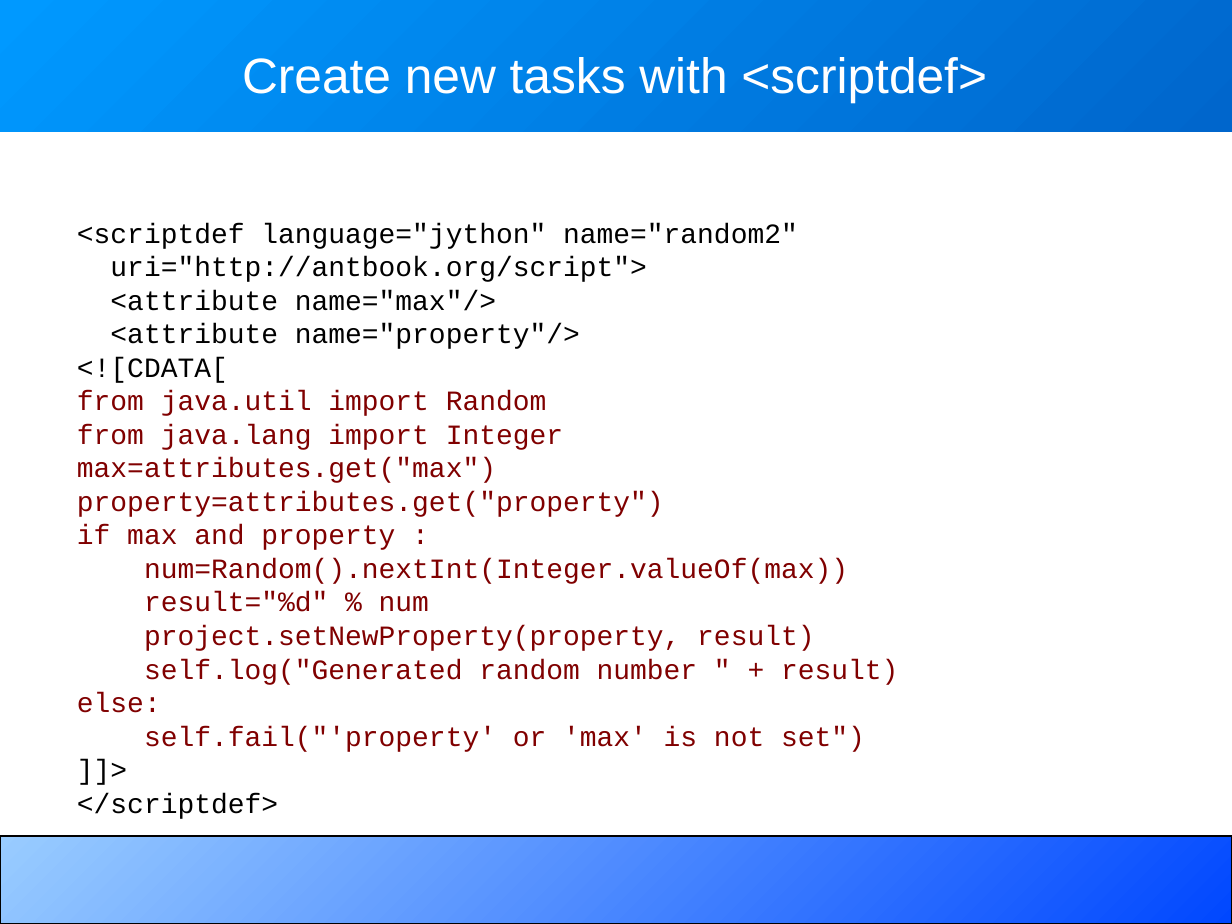
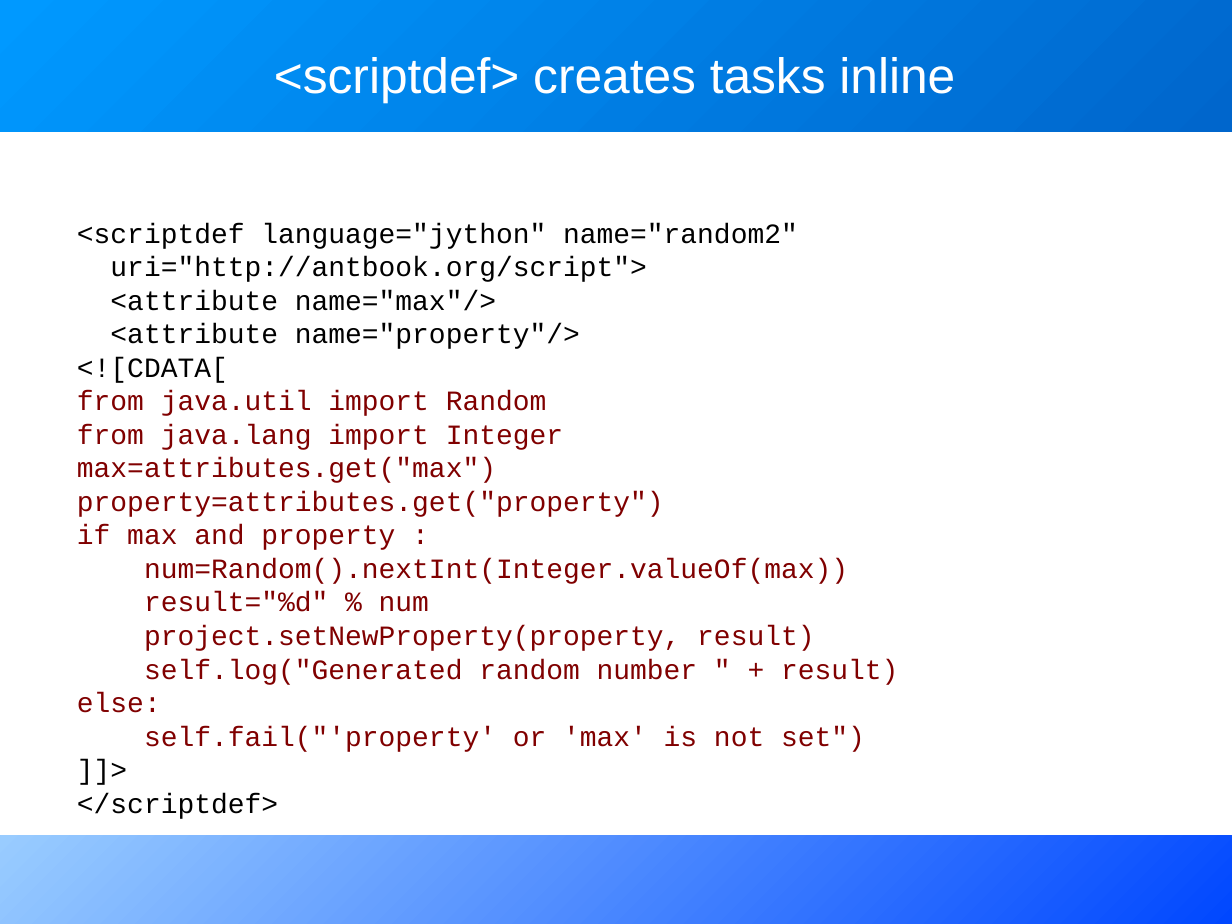
Before and after one commit to BeatrizTercero/repoSvnAnt, a slide deck: slide 6 of core/trunk/docs/slides/extending_ant.odp. Drawn at 1232x924 pixels with LibreOffice and Linux fonts; fonts in the diff are those of the drawing. Boxes give left, top, right and bottom in pixels: in the first picture for what was removed or moved away, otherwise in the second. Text is boxed around its words. In the diff, an @@ line names an element or a change of style, - is before the commit and + after.

```diff
--- a/core/trunk/docs/slides/extending_ant.odp
+++ b/core/trunk/docs/slides/extending_ant.odp
@@ title at box(274, 57, 955, 103): text changed @@
-Create new tasks with <scriptdef>
+<scriptdef> creates tasks inline
@@ rectangle at box(0, 836, 1232, 924): outline #000000 0.74 pt to none @@
```
Also in this commit, not shown: 16 other slides changed, 9 slides added, 1 slide removed.
